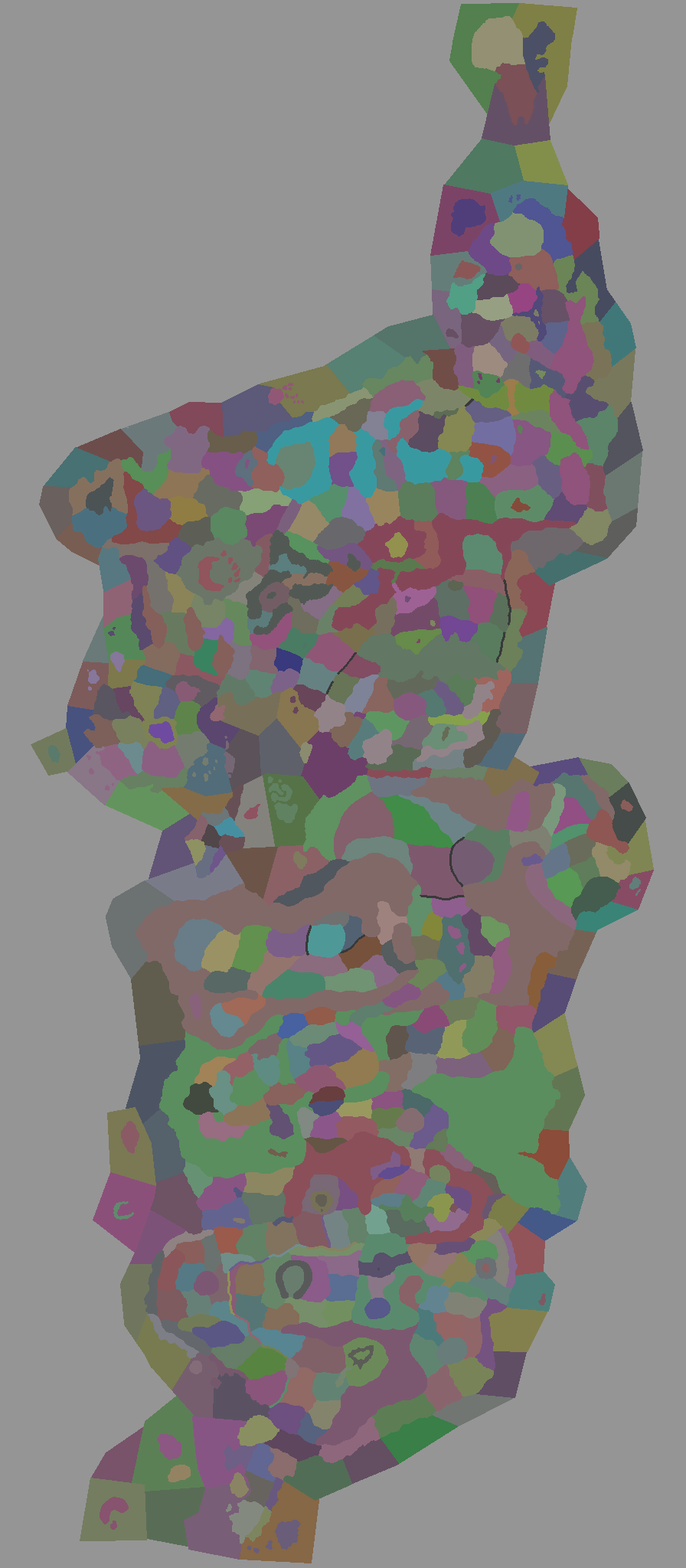
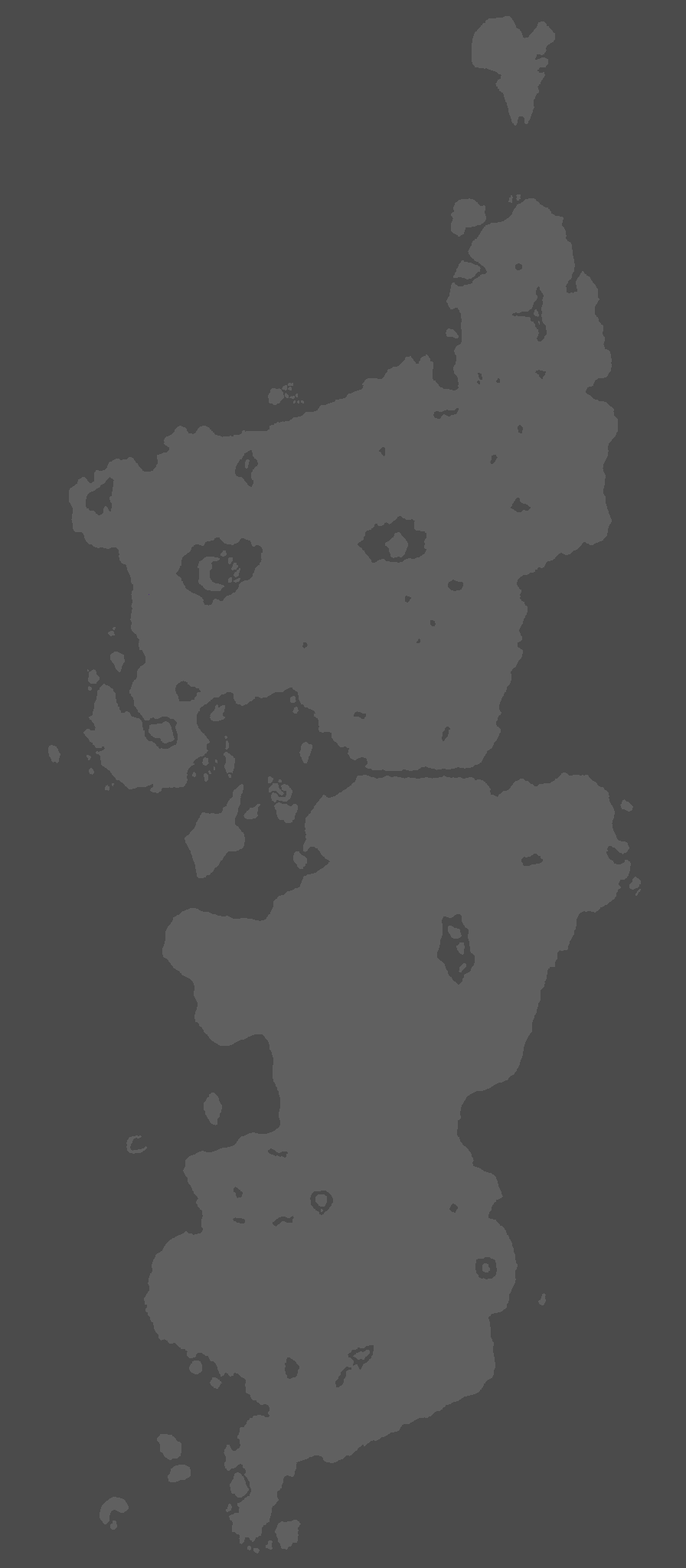
The second 686 x 1568 image is a revision of the first. Changes to its layers:
removed layer "Layer" (was 41%) over box(0, 0, 686, 1568)
painted on "Background" over box(107, 372, 562, 1379)
